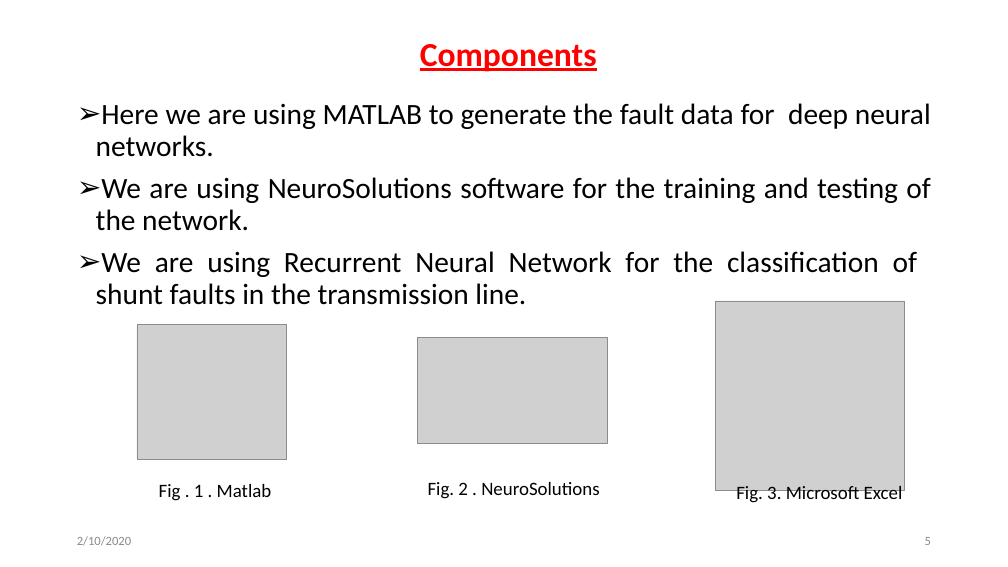
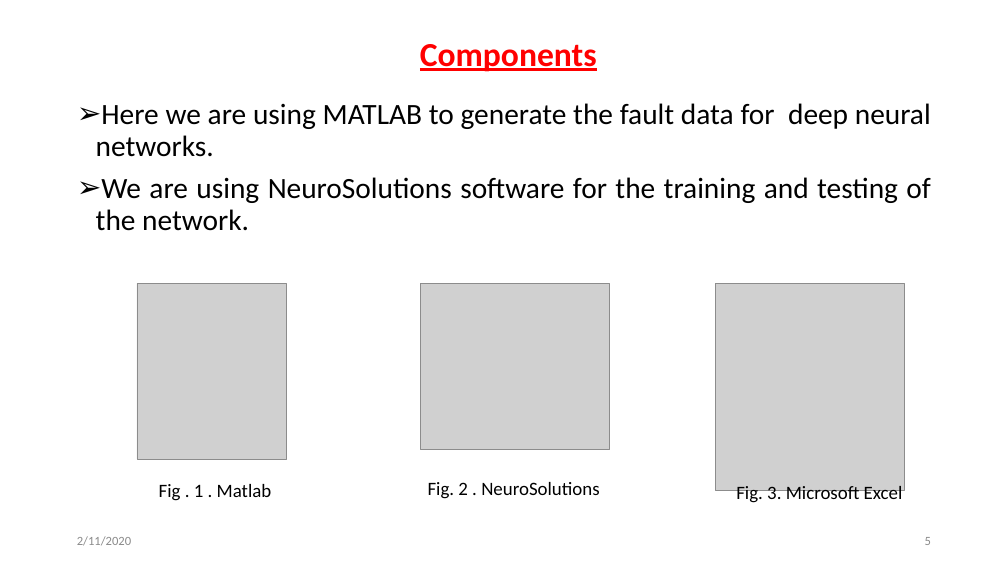
Before and after one commit to svec-final-year-project-eee/Project, a slide deck: slide 5 of Reviews/second review/Second Oral Presentation.pptx. Drawn at 1008x567 pixels with LibreOffice and Linux fonts; fonts in the diff are those of the drawing; grey boxes stand for pictures. Boxes give left, top, right and bottom in pixels: in the first picture for what was removed or moved away, otherwise in the second. Text is boxed around its words. In the diff, an @@ line names an element or a change of style, - is before the commit and + after.

```diff
--- a/Reviews/second review/Second Oral Presentation.pptx
+++ b/Reviews/second review/Second Oral Presentation.pptx
@@ text at box(96, 251, 917, 305): paragraph removed @@
-➢ We are using Recurrent Neural Network for the classification of shunt faults in the transmission line.
@@ picture: place and size @@
-picture at box(137, 325, 287, 459)
+picture at box(137, 284, 287, 459)
@@ picture: place and size @@
-picture at box(418, 338, 608, 443)
+picture at box(420, 284, 610, 449)
@@ picture: place and size @@
-picture at box(715, 301, 904, 490)
+picture at box(715, 284, 904, 490)
@@ text at box(77, 536, 131, 546): text changed @@
-2/10/2020
+2/11/2020
```
Also in this commit, not shown: 15 other slides changed, 1 other file.
